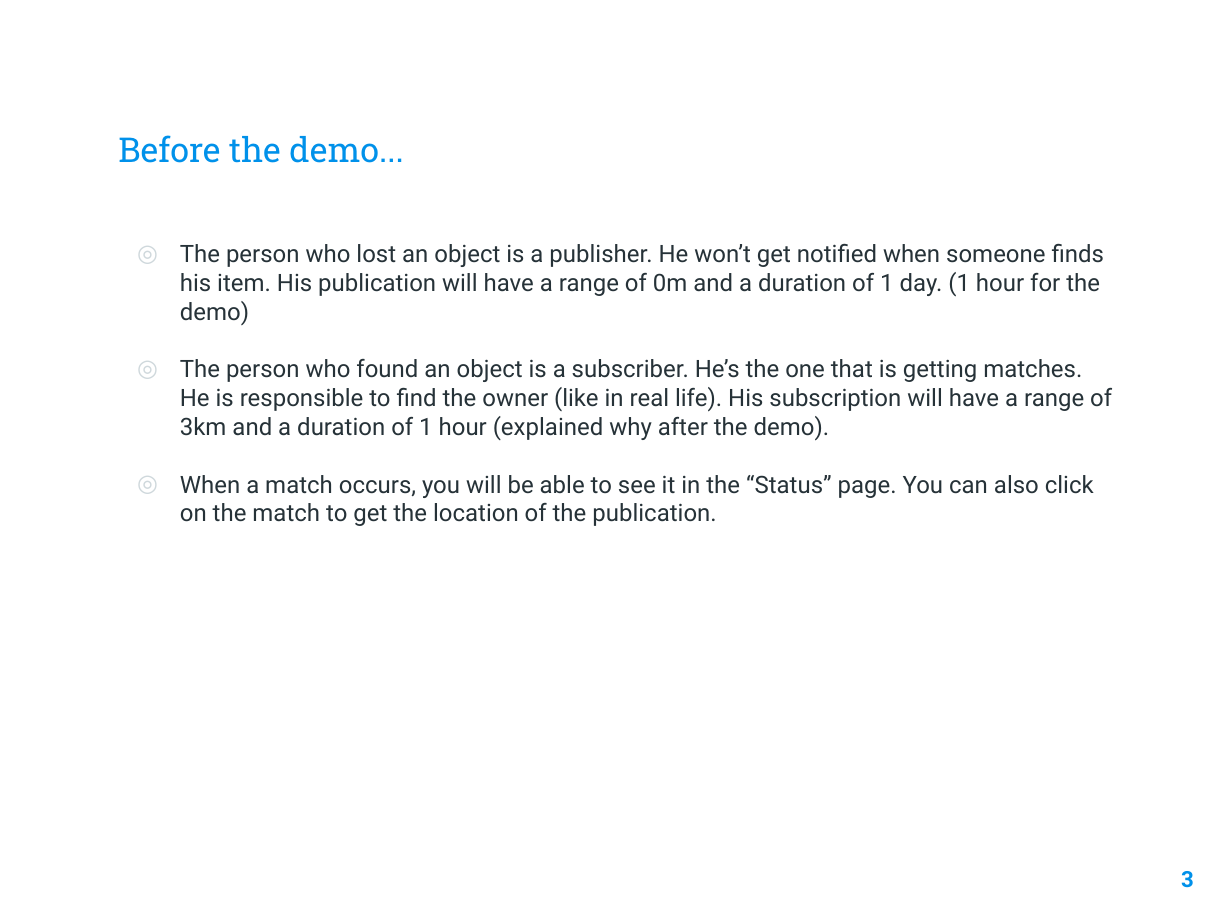
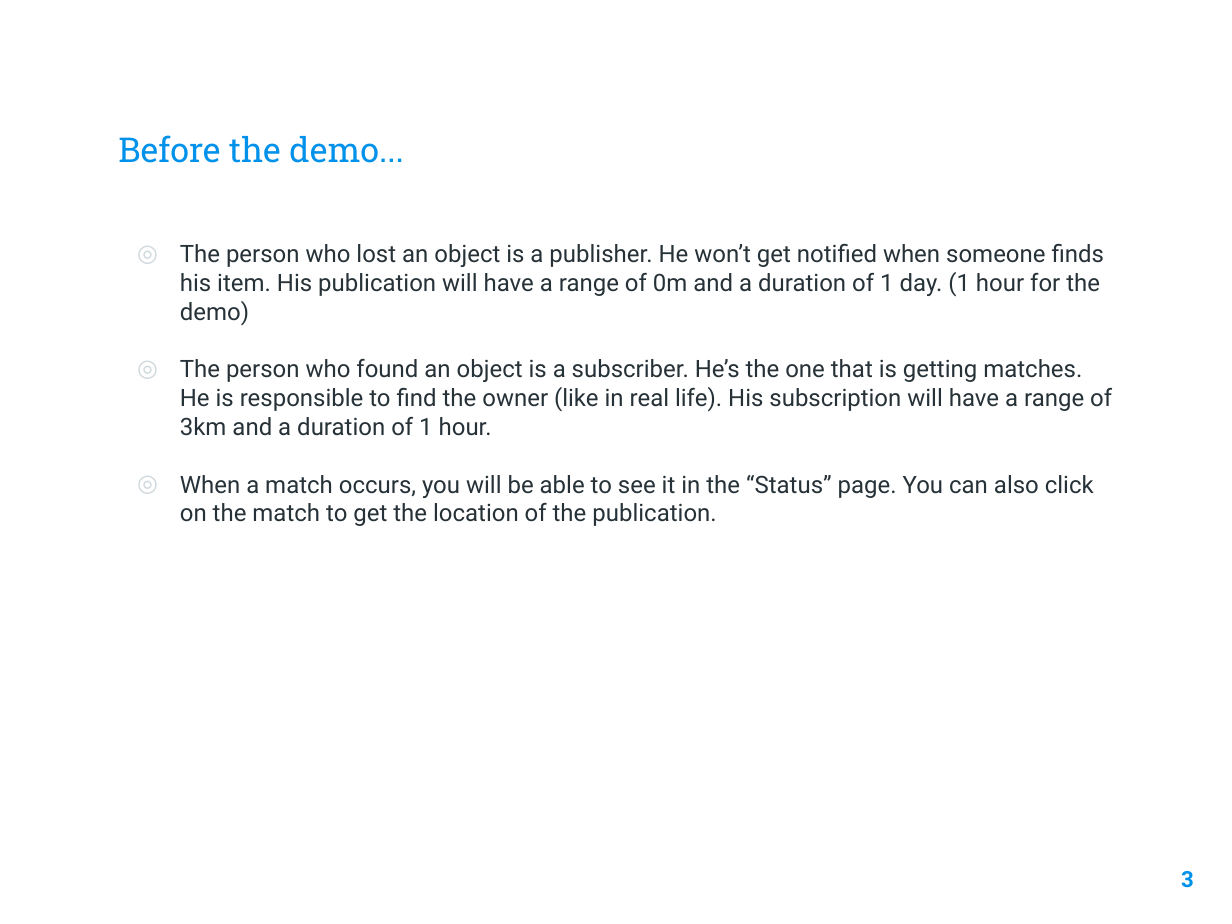
Before and after one commit to hkeopras/Lost-Found, a slide deck: slide 3 of Phase 2/Slides.pptx. Drawn at 1232x924 pixels with LibreOffice and Linux fonts; fonts in the diff are those of the drawing; background and template pictures are left out. Boxes give left, top, right and bottom in pixels: in the first picture for what was removed or moved away, otherwise in the second. Text is boxed around its words. In the diff, an @@ line names an element or a change of style, - is before the commit and + after.

Commit message:
Updated slides

```diff
--- a/Phase 2/Slides.pptx
+++ b/Phase 2/Slides.pptx
@@ text at box(180, 359, 1112, 436): text changed @@
-◎ The person who found an object is a subscriber. He’s the one that is getting matches. He is responsible to find the owner (like in real life). His subscription will have a range of 3km and a duration of 1 hour (explained why after the demo).
+◎ The person who found an object is a subscriber. He’s the one that is getting matches. He is responsible to find the owner (like in real life). His subscription will have a range of 3km and a duration of 1 hour.
```
